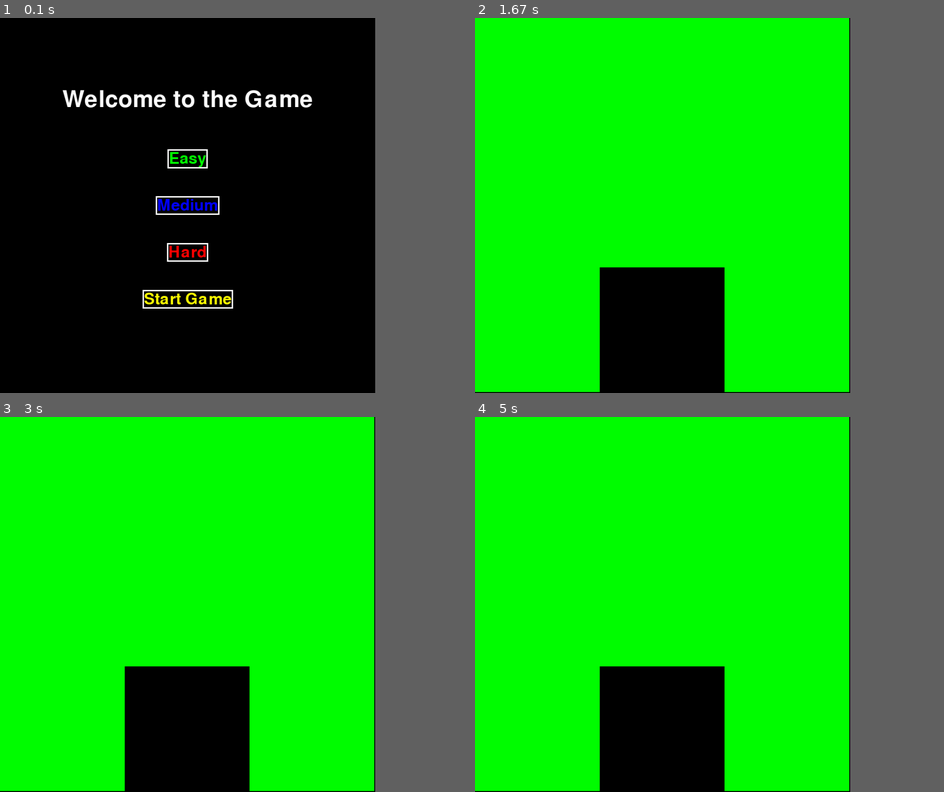
Above: before the commit, frames 1-4 (two rows, left to right).
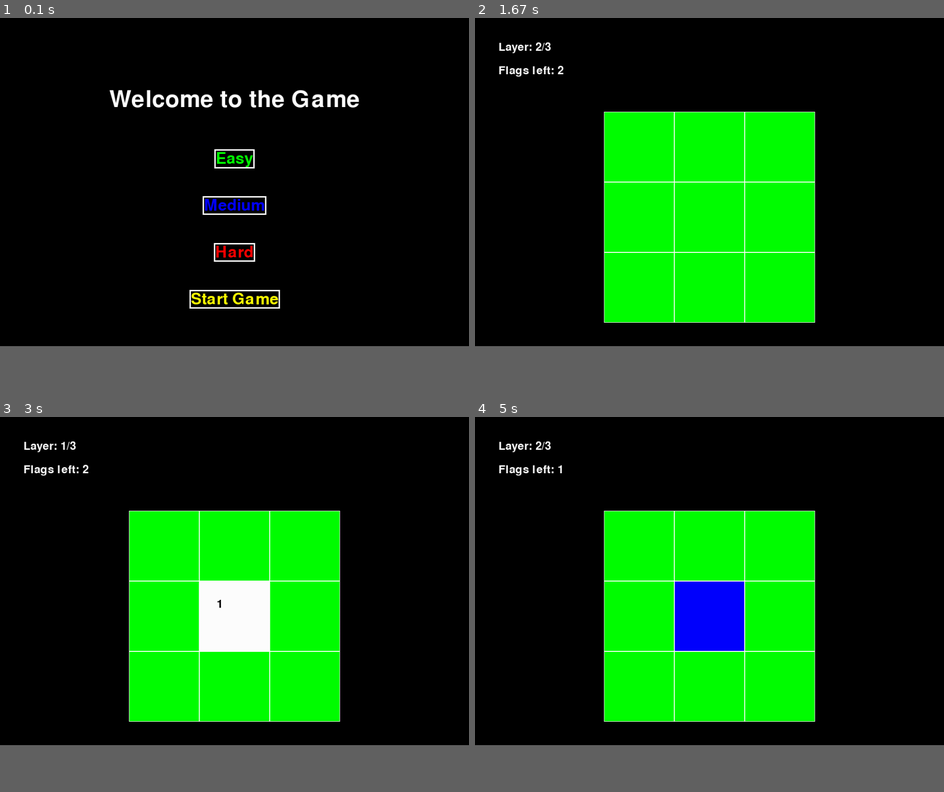
Above: after the commit, the same moments.

Repository: LukePng/3D_Minesweeper
Game: pygame game, started from src/main.py
Same seed, same stepped clock (60 frames per second), same inputs: the game is played once before the commit and once after it.
Inputs (mouse positions are in pixels of both pictures, inside the frame that each line leads up to):
- Up to frame 1 (0.1 s): no input
- Up to frame 2 (1.67 s): click "Start Game" at 0.38 s; click (709, 216) at 0.72 s; hold Up 1-1.47 s; hold Down from 1.5 s (still down)
- Up to frame 3 (3 s): release Down at 1.97 s; hold Up 2-2.37 s; hold Down 2.4-2.77 s; hold Up from 2.8 s (still down)
- Up to frame 4 (5 s): release Up at 3.1 s; hold Down 3.13-3.43 s; hold Up 3.47-3.83 s; hold Down 3.87-4.23 s; hold Up 4.27-4.57 s; hold Down 4.6-4.9 s; right-click (709, 619) at 4.98 s
In our replay, the window is 720x720 before the commit and 900x630 after it. These sizes can differ from the game's own. Grey fills any space a smaller window leaves; there, only what the larger window draws over its background counts as a difference.

The runs differ from the first frame. In frame 1, 3.9% of the frame differs, in the area x 13-77%, y 19-78%; in frame 2, 51%; in frame 3, 54%, in the area x 0-80%, y 0-100%; in frame 4, 54%.

Commit message:
Display is more or less in place and works

Diff:
--- a/src/board.py
+++ b/src/board.py
@@ -33,6 +33,21 @@
 
     def get_size(self):
         return self._size
+
+    def get_num_mines(self):
+        return self._num_mines
+
+    def get_num_flags(self):
+        cnt = 0
+        for z in range(self._size):
+            for y in range(self._size):
+                for x in range(self._size):
+                    if self._board[z][y][x].is_flagged:
+                        cnt += 1
+
+        return cnt
+
+
 
     def generate_mines(self):
         placed_mines = 0
--- a/src/game.py
+++ b/src/game.py
@@ -4,8 +4,8 @@
 import pygame
 import sys
 
-SCREEN_WIDTH = 800
-SCREEN_HEIGHT = 800
+SCREEN_WIDTH = 1000
+SCREEN_HEIGHT = 700
 
 WHITE = (255, 255, 255)
 BLACK = (0, 0, 0)
@@ -14,12 +14,15 @@
 BLUE = (0, 0, 255)
 YELLOW = (255, 255, 0)
 
+SIDE_MARGIN = 50
+TOP_MARGIN = 200
+
 class Game:
     def __init__(self):
         self.screen = pygame.display.set_mode((SCREEN_WIDTH, SCREEN_HEIGHT))
         pygame.display.set_caption("3D Minesweeper")
         self.difficulty = 0
-        self.selected_button = None  # Track which button is selected
+        self.selected_button = None
 
     def set_easy(self):
         self.difficulty = 0
@@ -72,9 +75,10 @@
                                 for b in self.difficulty_buttons:
                                     b.reset_color()
                                 button.set_highlight(WHITE)  # Highlight the selected button
-                                button.action()  # Set the difficulty, but don't move to next page
+                                button.action()  # Set the difficulty
                             elif button.text == "Start Game":
                                 button.action()  # Start the game
+
 
     def initialize_board(self):
         if self.difficulty == 0:
@@ -89,53 +93,143 @@
         self.board = Board(size, num_mines)  # Create a Board instance
         self.board.gen_board()  # Generate the board
 
-    def draw_board(self):
-        # Assuming each cell is represented by a rectangle on the screen
-        cell_size = SCREEN_WIDTH // self.board.get_size()  # Calculate size of each cell
-        for z in range(self.board.get_size()):
-            for y in range(self.board.get_size()):
-                for x in range(self.board.get_size()):
-                    cell = self.board.get_board()[z][y][x]
-                    # Set the color based on the cell state
-                    if cell.is_mine:
-                        color = RED if cell.is_revealed else BLACK  # Red for revealed mines
-                    elif cell.is_revealed:
-                        color = WHITE  # Revealed cells are white
-                    else:
-                        color = GREEN  # Unrevealed cells are green
-
-                    # Draw the cell
-                    pygame.draw.rect(self.screen, color, (x * cell_size, y * cell_size, cell_size, cell_size))
-                    if cell.is_revealed and not cell.is_mine:
-                        # Draw the number of adjacent mines
-                        font = pygame.font.Font(None, 36)
-                        text_surface = font.render(str(cell.adjacent_mines), True, BLACK)
-                        self.screen.blit(text_surface, (x * cell_size + cell_size // 4, y * cell_size + cell_size // 4))
-
-
+    def draw_board(self, layer=0):
+        board_size = self.board.get_size()
+        flags_left = self.board.get_num_mines() - self.board.get_num_flags()  # Calculate flags left
+        # Create a font object for drawing text
+        font = pygame.font.Font(None, 36)  # You can adjust the font size as needed
+
+        layer_text = font.render(f"Layer: {layer + 1}/{board_size}", True, WHITE)
+        flags_text = font.render(f"Flags left: {flags_left}", True, WHITE)
+
+        self.screen.blit(layer_text, (SIDE_MARGIN, 50))  # Position the layer text
+        self.screen.blit(flags_text, (SIDE_MARGIN, 100))  # Position the flags text
+
+        available_width = SCREEN_WIDTH - 2 * SIDE_MARGIN
+        available_height = SCREEN_HEIGHT - TOP_MARGIN - SIDE_MARGIN
+
+        cell_size = min(available_width // board_size, available_height // board_size)
+
+        left_margin = (SCREEN_WIDTH - cell_size * board_size) // 2
+        top_margin = TOP_MARGIN + (available_height - cell_size * board_size) // 2
+
+        for y in range(board_size):
+            for x in range(board_size):
+                cell = self.board.get_board()[layer][y][x]
+                if not cell.is_revealed:
+                    color = BLUE if cell.is_flagged else GREEN #flag is blue, unflagged and unrevealed is green
+
+                elif cell.is_mine:
+                    color = RED #mine is red
+
+                else:
+                    color = WHITE #safe is whtie
+
+                # Calculate cell position
+                rect = pygame.Rect(
+                    left_margin + x * cell_size,
+                    top_margin + y * cell_size,
+                    cell_size,
+                    cell_size
+                )
+
+                pygame.draw.rect(self.screen, color, rect)
+                pygame.draw.rect(self.screen, WHITE, rect, 1)
+
+                if cell.is_revealed and not cell.is_mine:
+                    font = pygame.font.Font(None, 36)
+                    text_surface = font.render(str(cell.adjacent_mines), True, BLACK)
+                    self.screen.blit(text_surface, (
+                        left_margin + x * cell_size + cell_size // 4,
+                        top_margin + y * cell_size + cell_size // 4
+                    ))
 
     def run_game(self):
-        print(f"Starting game at difficulty: {self.difficulty}")
-        # You can now proceed to your game logic here or move to the next screen
         self.initialize_board()  # Initialize the board
+        curr_layer = 0 #initialising first layer at 0
+        board_size = self.board.get_size()
+        game_over = False
+
         running = True
         while running:
             for event in pygame.event.get():
                 if event.type == pygame.QUIT:
                     running = False
-                elif event.type == pygame.MOUSEBUTTONDOWN:
-                    mouse_pos = pygame.mouse.get_pos()
-                    # Determine which cell was clicked
-                    x = mouse_pos[0] // (SCREEN_WIDTH // self.board.get_size())
-                    y = mouse_pos[1] // (SCREEN_HEIGHT // self.board.get_size())
-                    if 0 <= x < self.board.get_size() and 0 <= y < self.board.get_size():
-                        self.board.reveal_cell(0, y, x)  # Reveal the cell at (0, y, x) layer
-
-            # Clear the screen
+
+                if not game_over:
+                    if event.type == pygame.MOUSEBUTTONDOWN:
+                        mouse_pos = pygame.mouse.get_pos()
+
+                        available_width = SCREEN_WIDTH - 2 * SIDE_MARGIN
+                        available_height = SCREEN_HEIGHT - TOP_MARGIN - SIDE_MARGIN
+                        cell_size = min(available_width // board_size, available_height // board_size)
+
+                        left_margin = (SCREEN_WIDTH - cell_size * board_size) // 2
+                        top_margin = TOP_MARGIN + (available_height - cell_size * board_size) // 2
+
+                        adjusted_mouse_x = mouse_pos[0] - left_margin
+                        adjusted_mouse_y = mouse_pos[1] - top_margin
+
+                        if 0 <= adjusted_mouse_x < cell_size * board_size and 0 <= adjusted_mouse_y < cell_size * board_size:
+                            # Determine which cell was clicked
+                            x = adjusted_mouse_x // cell_size
+                            y = adjusted_mouse_y // cell_size
+
+                            X, Y = int(x), int(y)
+
+                            if 0 <= x < board_size and 0 <= y < board_size:
+                                if event.button == 1:  # Left-click
+                                    if self.board.get_board()[curr_layer][Y][X].is_flagged:
+                                        continue # Cell cannot be clicked onto if flagged
+                                    else:
+                                        self.board.reveal_cell(curr_layer, Y, X)  # Reveal the cell
+
+                                        if (self.board.get_board()[curr_layer][Y][X].get_adj_mines() == 0) and (not self.board.get_board()[curr_layer][Y][X].is_mine):
+                                            self.board.clear_zeros(curr_layer, Y, X)
+
+                                        if self.board.check_lose(curr_layer, Y, X):
+                                            self.display_game_over_message("Game Over! You hit a mine.")
+                                            game_over = True
+
+
+                                        if self.board.check_win():
+                                            self.display_game_over_message("Congratulations! You won!")
+                                            game_over = True
+
+
+
+                                elif event.button == 3:  # Right-click
+                                    self.board.get_board()[curr_layer][Y][X].flag()  # Flag the cell
+
+                    elif event.type == pygame.KEYDOWN:
+
+                        if event.key == pygame.K_UP:
+                            if curr_layer == 0:
+                                print("Already at the top!")
+                            else:
+                                curr_layer = curr_layer - 1
+
+                        elif event.key == pygame.K_DOWN:
+                            if curr_layer == (board_size - 1):
+                                print("Already at the bottom!")
+                            else:
+                                curr_layer = curr_layer + 1
+
             self.screen.fill(BLACK)
-            # Draw the board
-            self.draw_board()
+
+            self.draw_board(curr_layer)
             pygame.display.flip()
+
+
+    def display_game_over_message(self, message):
+        """ Display a game over or victory message on the screen """
+        font = pygame.font.Font(None, 74)
+        text_surface = font.render(message, True, RED)
+        self.screen.fill(BLACK)
+        self.screen.blit(text_surface, (SCREEN_WIDTH // 2 - text_surface.get_width() // 2, SCREEN_HEIGHT // 2))
+        pygame.display.flip()
+
+        pygame.time.wait(2000)  # Wait for 2 seconds before closing the game or restarting
 
 
     def run(self):
